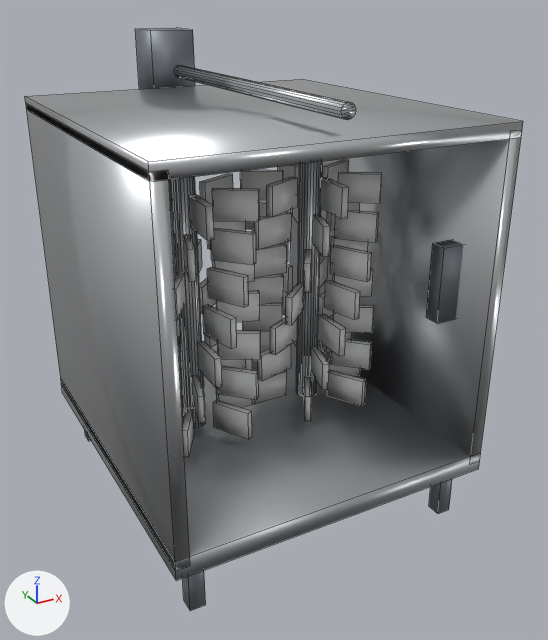
The FBX model Tools/butchery/fbx/SM_POLISHER.fbx: old version first, new version second.
Rendered twice from a 50 mm camera at (-2.07, -4.09, 3.07) aimed at (0.08, -0.18, 1.11). Lighting does not change. The marker at lower left points along +X, +Y and +Z. The first picture is the older version. Mesh edges are drawn as thin lines.

Objects in the first picture: 'SM_POLISHER'.
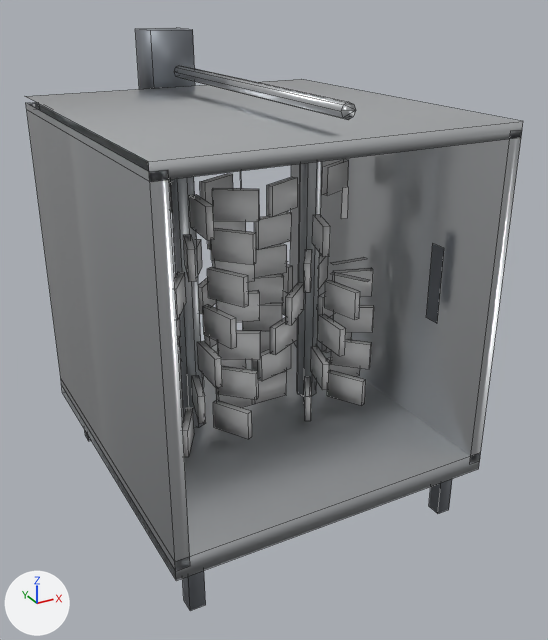
What the commit changed:
me_sm_polisher is used by ob_sm_polisher; location (0.0, 0.0, 0.0).
me_sm_polisher had 880 vertices, 744 faces and spanned x -1.07..1.07, y -1.25..1.25, z 0.0..2.8.
me_sm_polisher now has 728 vertices, 525 faces and spans x -1.07..1.07, y -1.25..1.25, z 0.0..2.8.
me_sm_polisher part 1: 6 loose pieces with 48 vertices, spanning x 0.05..0.78, y -0.48..0.28, z 1.63..2.03, are deleted.
Part 2, on me_sm_polisher:
104 vertices are removed from x -0.56..0.78, y -1.15..0.85, z 0.5..2.59.
237 faces are deleted.
20 new faces join them, mat_m_butchery_stainless (light grey #dddfe2).
34 new faces join them, mat_m_butchery_steelbrushed (light grey #c8cbce).

Pixel boxes [x1, y1, x2, y2] of what changed, in the pictures (548 x 640 px):
part 1 of me_sm_polisher, deleted
    before: [246, 164, 382, 243]
part 2 of me_sm_polisher, cut back
    before: [25, 65, 463, 579]
    after: [171, 65, 356, 428]
